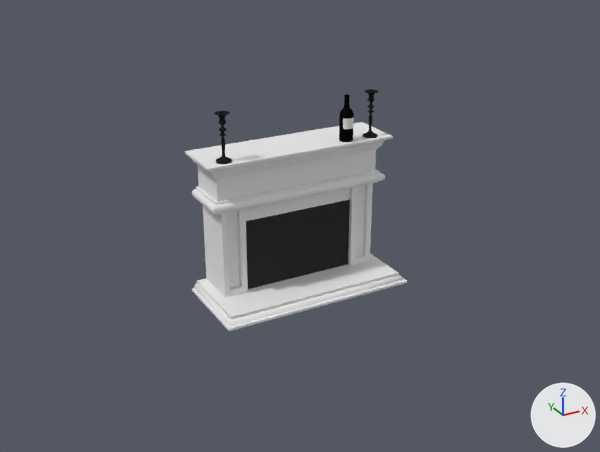
The Blender file Apartment/living_room.blend: old version first, new version second.
Rendered twice from a camera (50 mm lens) standing at (-17.4, -32.7, 19.0) and looking at (-0.1, -1.4, 3.3). Arrows for +X, +Y and +Z are at lower right; the lights stay in place.

Objects in the first picture: 'Bottle', 'Chimney'.
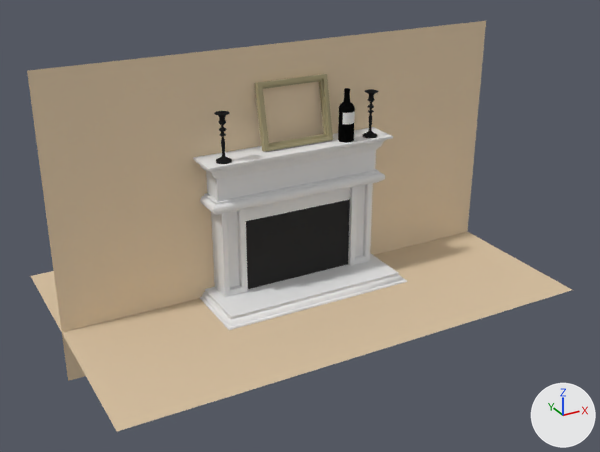
Commit message: Adding wall, carpet, frame.

What differs and where, as boxes (x1, y1, x2, y2) in the pictures (600 x 452 px):
'Wall', added (beige)
    after: (27, 21, 486, 381)
'Ground', added (beige)
    after: (31, 232, 572, 431)
'Frame', added
    after: (254, 74, 333, 151)
'Bottle', reshaped (12% wider, 12% taller)
    before: (339, 94, 354, 142)
    after: (338, 88, 355, 142)

The change, as a list of edits to the scene's bpy script:
```text
Add mat_material:
    mat_material = diffuse_material('Material')
    mat_material.base_color = (0.8, 0.635, 0.438)  # beige #e7d1b1
Add mat_carpet_mat:
    mat_carpet_mat = diffuse_material('Carpet_mat')
    mat_carpet_mat.base_color = (0.694, 0.545, 0.372)  # beige #d9c3a4
Add mat_material_001:
    mat_material_001 = diffuse_material('Material.001')
    mat_material_001.base_color = (0.403, 0.353, 0.206)  # beige #aaa07d
Change me_cylinder:
    used by ob_bottle; location = (2.35, -1.16, 8.09)
    remove me_cylinder.from_pydata(...)  # 204 vertices, 194 faces; spans x -0.26..0.42, y -0.34..0.34, z -1.02..1.12
    add me_cylinder.from_pydata(...)  # 204 vertices, 194 faces; spans x -0.3..0.46, y -0.38..0.38, z -1.02..1.41
    me_cylinder part 1: 204 of 204 vertices moved; they spanned x -0.26..0.42, y -0.34..0.34, z -1.02..1.12 and now span x -0.3..0.46, y -0.38..0.38, z -1.02..1.41; mean shift (0.0, 0.0, 0.23); largest move (0.42, 0.0, 0.29) -> (0.46, 0.0, 0.57)
Add me_plane:
    me_plane.from_pydata([(-11.3, 0.0, -2.5), (11.3, 0.0, -2.5), (-11.3, 0.0, 11.6), (11.3, 0.0, 11.6)], [], [(0, 1, 3, 2)])
    me_plane.materials.append(mat_material)  # beige #e7d1b1
Add me_plane_001:
    me_plane_001.from_pydata(...)  # 144 vertices, 121 faces; spans x -11.3..11.3, y 0.0, z -2.5..11.6
    me_plane_001.polygons.foreach_set('use_smooth', [True] * 121)
    me_plane_001.materials.append(mat_carpet_mat)  # beige #d9c3a4
Add me_cube_001:
    me_cube_001.from_pydata(...)  # 28 vertices, 28 faces; spans x -1.68..1.85, y -0.12..0.2, z -1.68..1.34
    me_cube_001.materials.append(mat_material_001)  # beige #aaa07d
Add ob_wall:
    ob_wall = bpy.data.objects.new('Wall', me_plane)
    ob_wall.location = (0.0, 0.0, 0.0)
Add ob_ground:
    ob_ground = bpy.data.objects.new('Ground', me_plane_001)
    ob_ground.location = (0.0, -5.42, 0.05)
    ob_ground.rotation_euler = (-1.571, 0.0, 0.0)  # degrees (-90, 0, 0)
Add ob_frame:
    ob_frame = bpy.data.objects.new('Frame', me_cube_001)
    ob_frame.location = (0.0, -0.5, 8.74)
    ob_frame.rotation_euler = (-0.211, 0.0, 0.0)  # degrees (-12, 0, 0)
```
